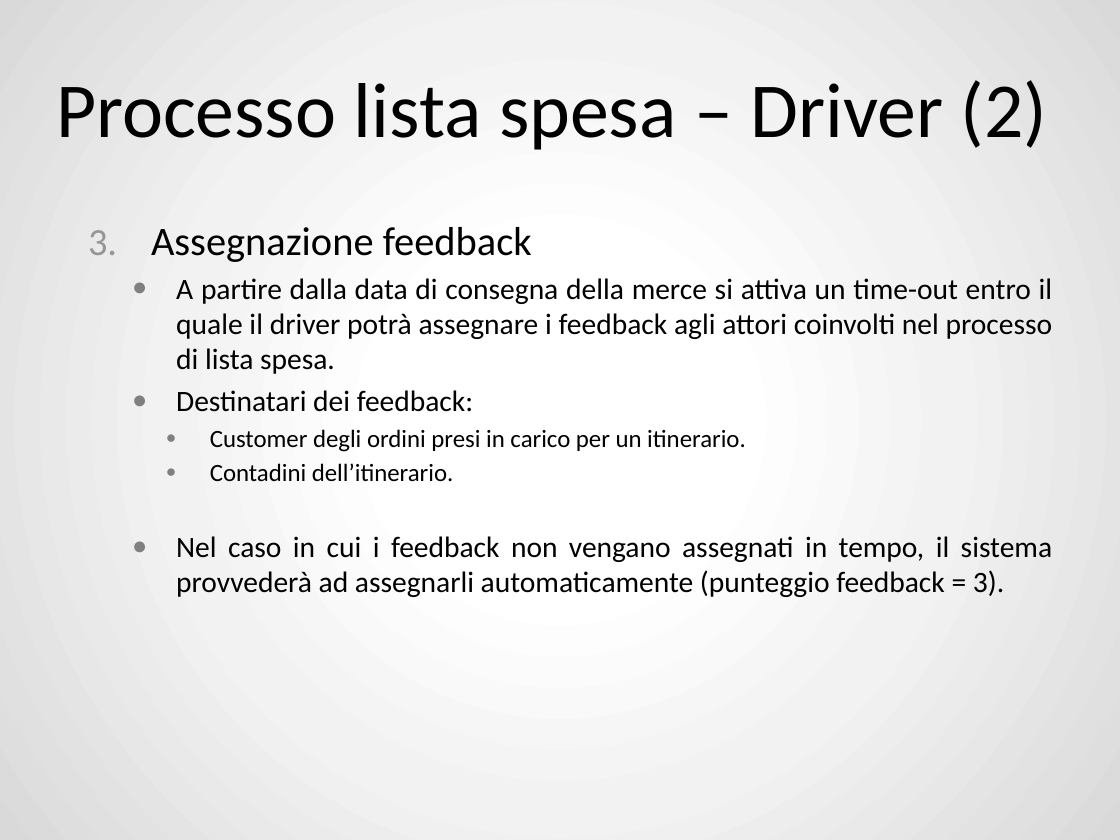
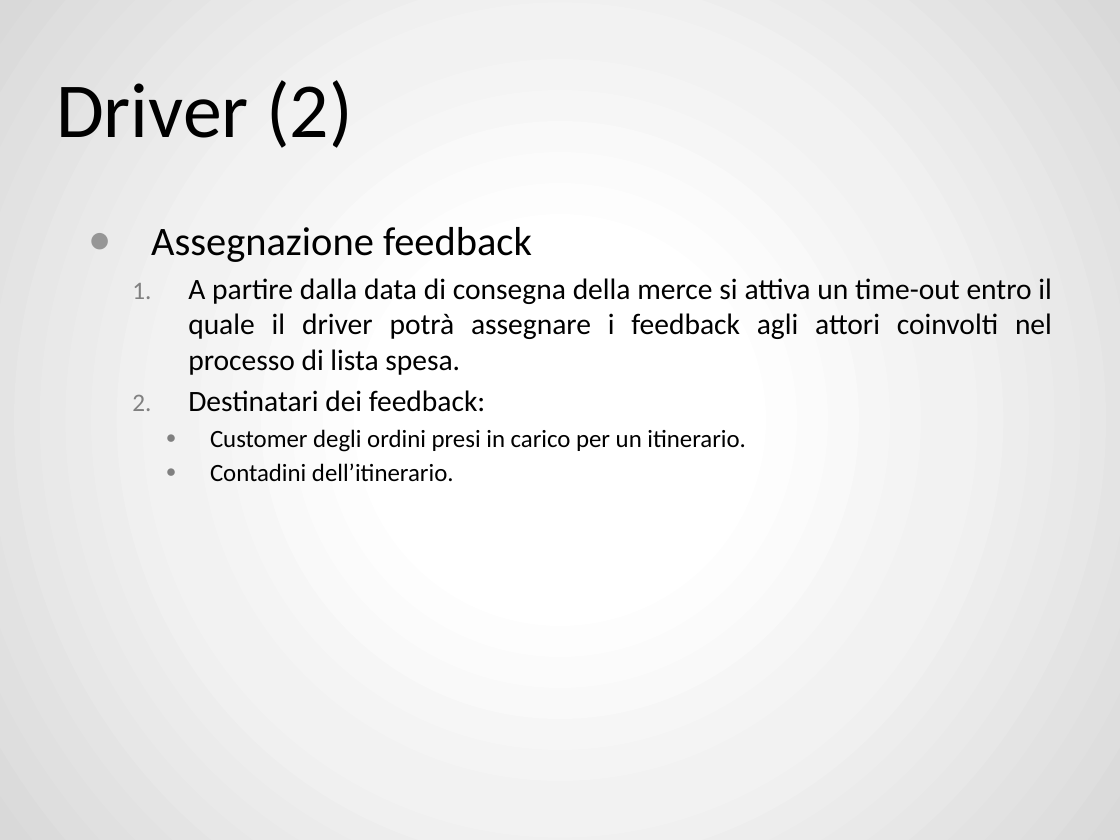
Before and after one commit to ZhangUranus/amicidelgas, a slide deck: slide 14 of SeamAmiciDelGas/risorse_gassose/presentazione_demo/SeamAmiciDelGas - finale.pptx (slide 13 before the commit). Drawn at 1120x840 pixels with LibreOffice and Linux fonts; fonts in the diff are those of the drawing; background and template pictures are left out. Boxes give left, top, right and bottom in pixels: in the first picture for what was removed or moved away, otherwise in the second. Text is boxed around its words. In the diff, an @@ line names an element or a change of style, - is before the commit and + after.

```diff
--- a/SeamAmiciDelGas/risorse_gassose/presentazione_demo/SeamAmiciDelGas - finale.pptx
+++ b/SeamAmiciDelGas/risorse_gassose/presentazione_demo/SeamAmiciDelGas - finale.pptx
@@ title at <box>56,80,352,148</box>: text changed @@
-Processo lista spesa – Driver (2)
+Driver (2)
@@ text at <box>151,227,1052,412</box>: bullet 1. to ●; bullet ● to 1. @@
@@ text at <box>176,536,1052,597</box>: paragraph removed @@
-  ● Nel caso in cui i feedback non vengano assegnati in tempo, il sistema provvederà ad assegnarli automaticamente (punteggio feedback = 3).
```
Also in this commit, not shown: 25 other slides changed, 12 slides added, 4 slides removed.
